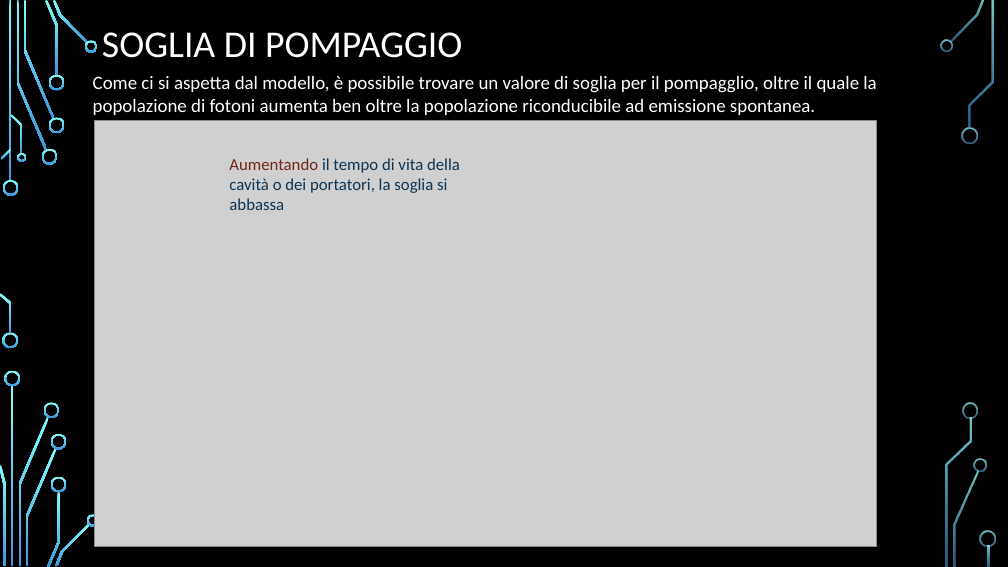
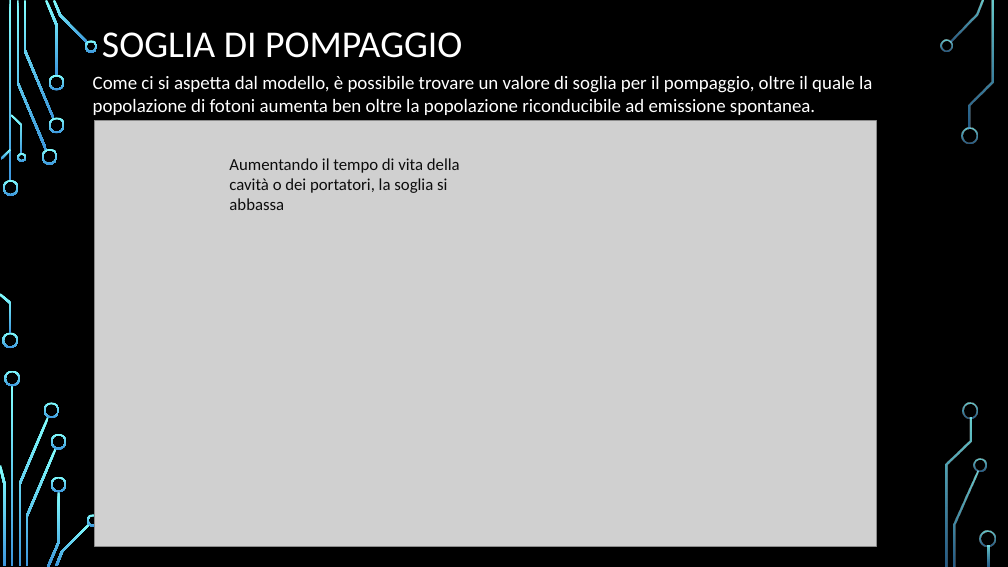
Before and after one commit to Frank01001/LASER-Dynamics-Simulation, a slide deck: slide 10 of Presentation/PresentazioneDispositivi.pptx. Drawn at 1008x567 pixels with LibreOffice and Linux fonts; fonts in the diff are those of the drawing; grey boxes stand for pictures; background and template pictures are left out. Boxes give left, top, right and bottom in pixels: in the first picture for what was removed or moved away, otherwise in the second. Text is boxed around its words. In the diff, an @@ line names an element or a change of style, - is before the commit and + after.

```diff
--- a/Presentation/PresentazioneDispositivi.pptx
+++ b/Presentation/PresentazioneDispositivi.pptx
@@ text at [93, 76, 872, 115]: text changed @@
-Come ci si aspetta dal modello, è possibile trovare un valore di soglia per il pompagglio, oltre il quale la popolazione di fotoni aumenta ben oltre la popolazione riconducibile ad emissione spontanea.
+Come ci si aspetta dal modello, è possibile trovare un valore di soglia per il pompaggio, oltre il quale la popolazione di fotoni aumenta ben oltre la popolazione riconducibile ad emissione spontanea.
@@ text "Aumentando il tempo di vita ..." at [229, 158, 460, 210]: text colour #70281A to #0D0D0D in "Aumentando"; text colour #0E3554 to #0D0D0D in "il tempo di vita della cavità o ..." @@
```
Also in this commit, not shown: 10 other slides changed, 3 other files.
